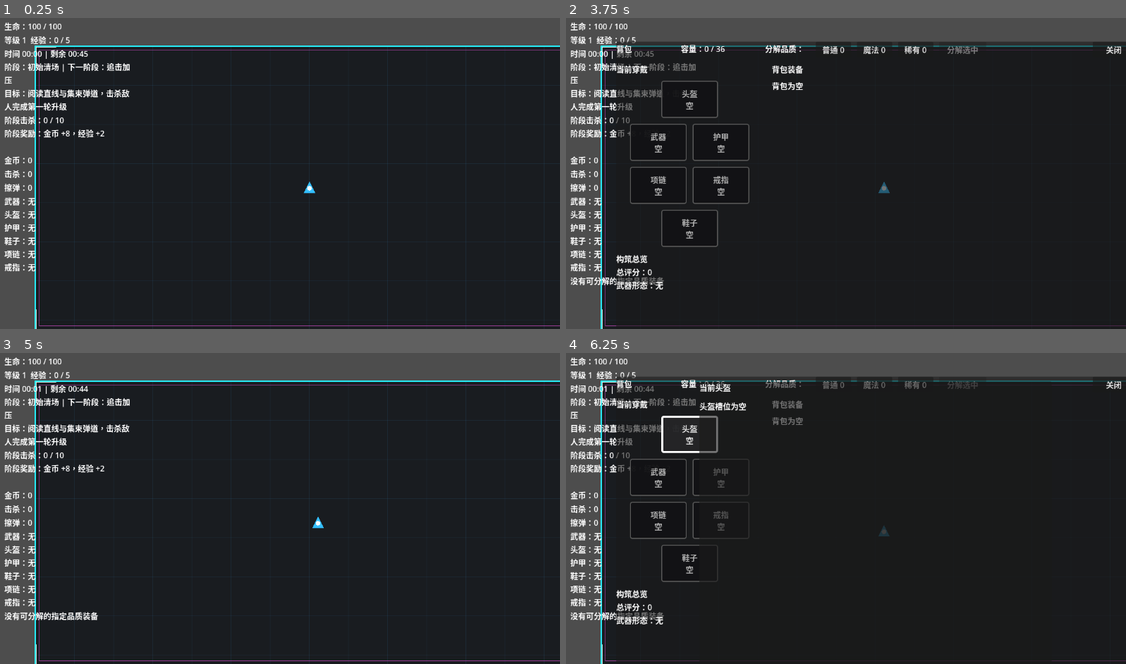
Above: before the commit, frames 1-4 (two rows, left to right).
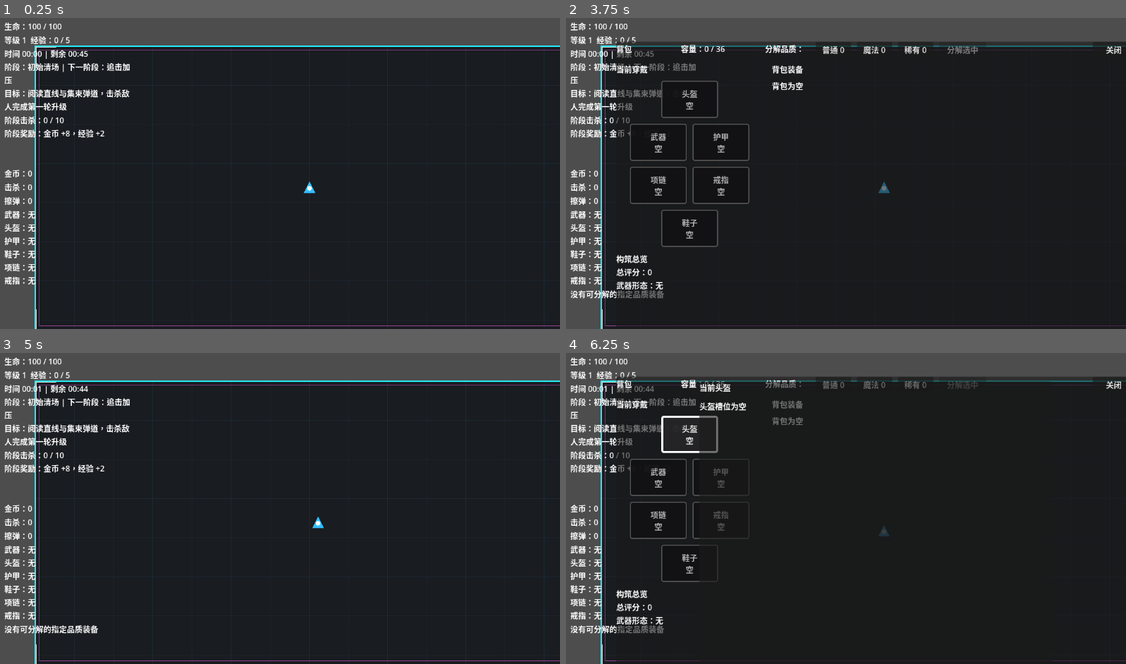
Above: after the commit, the same moments.

Repository: airisuzuki123/RogueLootPrototype
Game: Godot game, scene res://scenes/main.tscn
Same seed, same stepped clock (60 frames per second), same inputs: the game is played once before the commit and once after it.
Inputs (mouse positions are in pixels of both pictures, inside the frame that each line leads up to):
- Up to frame 1 (0.25 s): no input
- Up to frame 2 (3.75 s): tap Enter at 0.5 s; move the mouse to (969, 154) at 0.52 s; hold D (move_right) 0.53-1.25 s; tap B at 0.6 s; click (969, 154) at 0.67 s; click "普通 0" at 1.25 s; click "魔法 0" at 2 s; click "稀有 0" at 2.75 s; click "分解选中" at 3.5 s
- Up to frame 3 (5 s): click "关闭" at 4.25 s
- Up to frame 4 (6.25 s): tap Space at 5 s; move the mouse to (734, 520) at 5.02 s; hold S (move_down) 5.03-5.75 s; tap B at 5.1 s; click "头盔 空" at 5.75 s

The runs differ from the first frame. In frame 1, 0.6% of the frame differs, in the area x 0-7%, y 44-86%; in frame 2, 1.0%; in frame 3, 1.1%, in the area x 0-18%, y 44-91%; in frame 4, 1.0%.

Commit message:
新增阶段四宝箱事件

Diff:
--- /dev/null
+++ b/scenes/chest_event.tscn
@@ -0,0 +1,26 @@
+[gd_scene load_steps=3 format=3 uid="uid://chest_event_scene"]
+
+[ext_resource type="Script" path="res://scripts/items/chest_event.gd" id="1_chest_event"]
+
+[sub_resource type="CircleShape2D" id="CircleShape2D_chest_event"]
+radius = 20.0
+
+[node name="ChestEvent" type="Area2D"]
+script = ExtResource("1_chest_event")
+
+[node name="Visual" type="Polygon2D" parent="."]
+color = Color(1, 0.72, 0.22, 1)
+polygon = PackedVector2Array(-18, -10, 18, -10, 20, 12, 0, 20, -20, 12)
+
+[node name="MarkerLabel" type="Label" parent="."]
+offset_left = -14.0
+offset_top = -12.0
+offset_right = 14.0
+offset_bottom = 12.0
+text = "宝"
+horizontal_alignment = 1
+vertical_alignment = 1
+theme_override_font_sizes/font_size = 16
+
+[node name="CollisionShape2D" type="CollisionShape2D" parent="."]
+shape = SubResource("CircleShape2D_chest_event")
--- a/scripts/core/game_manager.gd
+++ b/scripts/core/game_manager.gd
@@ -23,6 +23,9 @@
 signal encounter_requested(encounter: Dictionary)
 signal encounter_changed(encounter: Dictionary, active: bool)
 signal encounter_completed(encounter: Dictionary)
+signal stage_event_requested(event: Dictionary)
+signal stage_event_changed(event: Dictionary, active: bool)
+signal stage_event_completed(event: Dictionary)
 
 const MAX_INVENTORY_SIZE: int = 36
 const RUN_PHASES: Array[Dictionary] = [
@@ -219,6 +222,51 @@
 		"reward_equipment_count": 2,
 		"reward_level_bonus": 3,
 		"complete_run_on_defeat": true
+	}
+]
+
+const STAGE_EVENT_SCHEDULE: Array[Dictionary] = [
+	{
+		"id": "opening_chest",
+		"kind": "chest",
+		"title": "宝箱：清场补给",
+		"trigger_time": 50.0,
+		"objective": "触碰宝箱，获得一份早期构筑补给",
+		"spawn_message": "宝箱事件：清场补给已出现",
+		"complete_message": "宝箱已开启：清场补给",
+		"reward_gold": 10,
+		"reward_experience": 3,
+		"reward_heal": 12,
+		"reward_equipment_count": 1,
+		"reward_level_bonus": 1
+	},
+	{
+		"id": "midrun_chest",
+		"kind": "chest",
+		"title": "宝箱：弹幕间隙",
+		"trigger_time": 142.0,
+		"objective": "在弹幕压力中触碰宝箱，补强当前装备",
+		"spawn_message": "宝箱事件：弹幕间隙已出现",
+		"complete_message": "宝箱已开启：弹幕间隙",
+		"reward_gold": 18,
+		"reward_experience": 5,
+		"reward_heal": 18,
+		"reward_equipment_count": 1,
+		"reward_level_bonus": 2
+	},
+	{
+		"id": "preboss_chest",
+		"kind": "chest",
+		"title": "宝箱：终局整备",
+		"trigger_time": 240.0,
+		"objective": "终局前打开宝箱，获得 Boss 前补给",
+		"spawn_message": "宝箱事件：终局整备已出现",
+		"complete_message": "宝箱已开启：终局整备",
+		"reward_gold": 28,
+		"reward_experience": 7,
+		"reward_heal": 28,
+		"reward_equipment_count": 1,
+		"reward_level_bonus": 3
 	}
 ]
 
@@ -252,6 +300,8 @@
 var latest_milestone_message: String = ""
 var triggered_encounter_ids := {}
 var active_encounter: Dictionary = {}
+var triggered_stage_event_ids := {}
+var active_stage_event: Dictionary = {}
 var run_elapsed_time: float = 0.0
 var current_phase_index: int = 0
 var current_phase_kill_start: int = 0
@@ -328,6 +378,8 @@
 	latest_milestone_message = ""
 	triggered_encounter_ids.clear()
 	active_encounter.clear()
+	triggered_stage_event_ids.clear()
+	active_stage_event.clear()
 	run_elapsed_time = 0.0
 	current_phase_index = 0
 	current_phase_kill_start = 0
@@ -346,6 +398,7 @@
 	loot_message_changed.emit(latest_loot_message)
 	run_milestone_message_changed.emit(latest_milestone_message)
 	encounter_changed.emit(active_encounter, false)
+	stage_event_changed.emit(active_stage_event, false)
 	run_phase_changed.emit(get_current_run_phase())
 	_emit_run_time_changed(true)
 	_emit_phase_objective_changed()
@@ -356,6 +409,7 @@
 	run_elapsed_time += delta
 	_update_run_phase()
 	_update_encounter_schedule()
+	_update_stage_event_schedule()
 	if _is_run_duration_complete():
 		run_elapsed_time = _get_total_run_duration()
 		_emit_run_time_changed(true)
@@ -433,6 +487,9 @@
 func get_active_encounter() -> Dictionary:
 	return active_encounter.duplicate(true)
 
+func get_active_stage_event() -> Dictionary:
+	return active_stage_event.duplicate(true)
+
 func complete_encounter(encounter_id: String) -> void:
 	if active_encounter.is_empty() or str(active_encounter.get("id", "")) != encounter_id:
 		return
@@ -443,6 +500,16 @@
 	encounter_changed.emit(active_encounter, false)
 	if bool(completed_encounter.get("complete_run_on_defeat", false)):
 		complete_run()
+
+func complete_stage_event(event_id: String) -> bool:
+	if active_stage_event.is_empty() or str(active_stage_event.get("id", "")) != event_id:
+		return false
+	var completed_event := active_stage_event.duplicate(true)
+	_apply_stage_event_reward(completed_event)
+	active_stage_event.clear()
+	stage_event_completed.emit(completed_event)
+	stage_event_changed.emit(active_stage_event, false)
+	return true
 
 func register_player(player_node: Node) -> void:
 	player = player_node
@@ -764,12 +831,48 @@
 	encounter_changed.emit(active_encounter, true)
 	encounter_requested.emit(active_encounter)
 
+func _update_stage_event_schedule() -> void:
+	if is_run_over or not active_stage_event.is_empty():
+		return
+	for event in STAGE_EVENT_SCHEDULE:
+		var event_id := str(event.get("id", ""))
+		if event_id.is_empty() or triggered_stage_event_ids.has(event_id):
+			continue
+		if run_elapsed_time < float(event.get("trigger_time", 0.0)):
+			continue
+		_start_stage_event(event)
+		return
+
+func _start_stage_event(event: Dictionary) -> void:
+	var event_id := str(event.get("id", ""))
+	if event_id.is_empty():
+		return
+	triggered_stage_event_ids[event_id] = true
+	active_stage_event = event.duplicate(true)
+	var message := str(active_stage_event.get("spawn_message", active_stage_event.get("title", "事件开始")))
+	_set_loot_message(message)
+	_set_milestone_message(message)
+	stage_event_changed.emit(active_stage_event, true)
+	stage_event_requested.emit(active_stage_event)
+
+func _apply_stage_event_reward(event: Dictionary) -> void:
+	var reward_text := _apply_reward_bundle(event)
+	var message := "%s，%s" % [str(event.get("complete_message", "事件完成")), reward_text]
+	_set_loot_message(message)
+	_set_milestone_message(message)
+
 func _apply_encounter_reward(encounter: Dictionary) -> void:
+	var reward_text := _apply_reward_bundle(encounter)
+	var message := "%s，%s" % [str(encounter.get("defeat_message", "遭遇完成")), reward_text]
+	_set_loot_message(message)
+	_set_milestone_message(message)
+
+func _apply_reward_bundle(source: Dictionary) -> String:
 	var reward_parts: Array[String] = []
-	var reward_gold := maxi(0, int(encounter.get("reward_gold", 0)))
-	var reward_experience := maxi(0, int(encounter.get("reward_experience", 0)))
-	var reward_heal := maxi(0, int(encounter.get("reward_heal", 0)))
-	var reward_equipment_count := maxi(0, int(encounter.get("reward_equipment_count", 0)))
+	var reward_gold := maxi(0, int(source.get("reward_gold", 0)))
+	var reward_experience := maxi(0, int(source.get("reward_experience", 0)))
+	var reward_heal := maxi(0, int(source.get("reward_heal", 0)))
+	var reward_equipment_count := maxi(0, int(source.get("reward_equipment_count", 0)))
 	if reward_gold > 0:
 		var gained_gold := add_gold(reward_gold)
 		reward_parts.append("金币 +%d" % gained_gold)
@@ -781,7 +884,7 @@
 		if healed_amount > 0:
 			reward_parts.append("生命 +%d" % healed_amount)
 	if reward_equipment_count > 0:
-		var reward_level := maxi(1, level + get_current_phase_enemy_level_bonus() + int(encounter.get("reward_level_bonus", 0)))
+		var reward_level := maxi(1, level + get_current_phase_enemy_level_bonus() + int(source.get("reward_level_bonus", 0)))
 		var equipment_added := 0
 		for index in range(reward_equipment_count):
 			var equipment := EquipmentFactory.roll_equipment(reward_level)
@@ -792,10 +895,7 @@
 				reward_parts.append("背包已满，折算金币 +%d" % fallback_gold)
 		if equipment_added > 0:
 			reward_parts.append("装备 +%d" % equipment_added)
-	var reward_text := "，".join(reward_parts) if not reward_parts.is_empty() else "无额外奖励"
-	var message := "%s，%s" % [str(encounter.get("defeat_message", "遭遇完成")), reward_text]
-	_set_loot_message(message)
-	_set_milestone_message(message)
+	return "，".join(reward_parts) if not reward_parts.is_empty() else "无额外奖励"
 
 func _get_phase_index_for_time(elapsed_time: float) -> int:
 	var cursor := 0.0
--- /dev/null
+++ b/scripts/items/chest_event.gd
@@ -0,0 +1,57 @@
+extends Area2D
+
+const CombatFeedback := preload("res://scripts/effects/combat_feedback.gd")
+
+var event_config: Dictionary = {}
+var event_id: String = ""
+var opened: bool = false
+
+@onready var visual: Polygon2D = $Visual
+@onready var marker_label: Label = $MarkerLabel
+
+func _ready() -> void:
+	add_to_group("stage_events")
+	body_entered.connect(_on_body_entered)
+	_refresh_visual()
+
+func _physics_process(_delta: float) -> void:
+	if opened or GameManager.is_run_over or GameManager.is_gameplay_paused():
+		return
+	for body in get_overlapping_bodies():
+		if body.name == "Player":
+			_try_open()
+			return
+
+func configure(event: Dictionary) -> void:
+	event_config = event.duplicate(true)
+	event_id = str(event_config.get("id", ""))
+	if is_inside_tree():
+		_refresh_visual()
+
+func _on_body_entered(body: Node) -> void:
+	if body.name != "Player":
+		return
+	_try_open()
+
+func _try_open() -> void:
+	if opened or event_id.is_empty() or GameManager.is_gameplay_paused():
+		return
+	if not GameManager.complete_stage_event(event_id):
+		return
+	opened = true
+	CombatFeedback.show_burst(get_tree().current_scene, global_position, Color(1.0, 0.86, 0.25, 0.95), 1.45)
+	queue_free()
+
+func _refresh_visual() -> void:
+	visual.color = Color(1.0, 0.72, 0.22, 1.0)
+	visual.polygon = PackedVector2Array([
+		Vector2(-18, -10),
+		Vector2(18, -10),
+		Vector2(20, 12),
+		Vector2(0, 20),
+		Vector2(-20, 12)
+	])
+	marker_label.text = "宝"
+	marker_label.add_theme_color_override("font_color", Color(0.20, 0.10, 0.02, 1.0))
+	marker_label.add_theme_color_override("font_outline_color", Color(1.0, 0.92, 0.45, 0.95))
+	marker_label.add_theme_constant_override("outline_size", 3)
--- a/scripts/main.gd
+++ b/scripts/main.gd
@@ -4,6 +4,7 @@
 const ENEMY_SCENE := preload("res://scenes/enemy.tscn")
 const HUD_SCENE := preload("res://scenes/hud.tscn")
 const ENEMY_PROJECTILE_SCENE := preload("res://scenes/enemy_projectile.tscn")
+const CHEST_EVENT_SCENE := preload("res://scenes/chest_event.tscn")
 
 @onready var enemy_spawn_timer: Timer = $EnemySpawnTimer
 @onready var arena_pattern_timer: Timer = $ArenaPatternTimer
@@ -40,6 +41,7 @@
 	GameManager.run_phase_changed.connect(_on_run_phase_changed)
 	GameManager.run_ended.connect(_on_run_ended)
 	GameManager.encounter_requested.connect(_on_encounter_requested)
+	GameManager.stage_event_requested.connect(_on_stage_event_requested)
 	_update_arena_pattern_interval()
 
 func _process(delta: float) -> void:
@@ -87,6 +89,17 @@
 		enemy.set_movement_bounds(_get_arena_rect())
 	add_child(enemy)
 
+func _spawn_stage_event(event: Dictionary) -> void:
+	if player == null or not is_instance_valid(player) or GameManager.is_run_over:
+		return
+	match str(event.get("kind", "")):
+		"chest":
+			var chest := CHEST_EVENT_SCENE.instantiate()
+			if chest.has_method("configure"):
+				chest.configure(event)
+			chest.global_position = _random_stage_event_position()
+			add_child(chest)
+
 func _random_spawn_position_around(center: Vector2, radius: float) -> Vector2:
 	var spawn_rect := _get_spawn_rect()
 	for attempt in range(18):
@@ -113,6 +126,9 @@
 
 func _on_encounter_requested(encounter: Dictionary) -> void:
 	_spawn_encounter_enemy(encounter)
+
+func _on_stage_event_requested(event: Dictionary) -> void:
+	_spawn_stage_event(event)
 
 func _update_spawn_interval() -> void:
 	var phase_interval := GameManager.get_current_phase_spawn_interval()
@@ -395,7 +411,7 @@
 	add_child(projectile)
 
 func _clear_active_combat_nodes() -> void:
-	for group_name in ["enemies", "enemy_projectiles", "player_projectiles"]:
+	for group_name in ["enemies", "enemy_projectiles", "player_projectiles", "stage_events"]:
 		for node in get_tree().get_nodes_in_group(group_name):
 			if is_instance_valid(node):
 				node.queue_free()
@@ -414,6 +430,20 @@
 func _get_arena_center() -> Vector2:
 	var rect := _get_arena_rect()
 	return rect.position + rect.size * 0.5
+
+func _random_stage_event_position() -> Vector2:
+	var rect := _get_spawn_rect().grow(-64.0)
+	var center := _get_arena_center()
+	if rect.size.x <= 0.0 or rect.size.y <= 0.0:
+		return center
+	for attempt in range(18):
+		var position := Vector2(
+			randf_range(rect.position.x, rect.end.x),
+			randf_range(rect.position.y, rect.end.y)
+		)
+		if player == null or position.distance_to(player.global_position) >= 120.0:
+			return position
+	return center
 
 func _random_position_on_arena_edge(center: Vector2, spawn_rect: Rect2) -> Vector2:
 	var side := randi_range(0, 3)
--- a/scripts/ui/hud.gd
+++ b/scripts/ui/hud.gd
@@ -10,6 +10,7 @@
 var run_phase_label: Label
 var phase_objective_label: Label
 var encounter_label: Label
+var stage_event_label: Label
 var equipment_label: Label
 var loot_message_label: Label
 var hint_label: Label
@@ -80,6 +81,10 @@
 	encounter_label.autowrap_mode = TextServer.AUTOWRAP_WORD_SMART
 	stats.add_child(encounter_label)
 
+	stage_event_label = Label.new()
+	stage_event_label.autowrap_mode = TextServer.AUTOWRAP_WORD_SMART
+	stats.add_child(stage_event_label)
+
 	gold_label = Label.new()
 	stats.add_child(gold_label)
 
@@ -199,6 +204,7 @@
 	GameManager.run_phase_objective_changed.connect(_on_run_phase_objective_changed)
 	GameManager.run_milestone_message_changed.connect(_on_run_milestone_message_changed)
 	GameManager.encounter_changed.connect(_on_encounter_changed)
+	GameManager.stage_event_changed.connect(_on_stage_event_changed)
 
 func _refresh_all() -> void:
 	_on_gold_changed(GameManager.gold)
@@ -214,6 +220,8 @@
 	)
 	var active_encounter := GameManager.get_active_encounter()
 	_on_encounter_changed(active_encounter, not active_encounter.is_empty())
+	var active_stage_event := GameManager.get_active_stage_event()
+	_on_stage_event_changed(active_stage_event, not active_stage_event.is_empty())
 	_on_health_changed(GameManager.player_health, GameManager.player_max_health)
 	_on_equipment_changed(GameManager.equipped_items)
 	_on_loot_message_changed(GameManager.latest_loot_message)
@@ -280,6 +288,18 @@
 		str(encounter.get("title", "未知遭遇")),
 		str(encounter.get("objective", "击败特殊敌人")),
 		_format_encounter_reward(encounter)
+	]
+
+func _on_stage_event_changed(event: Dictionary, active: bool) -> void:
+	if stage_event_label == null:
+		return
+	if not active or event.is_empty():
+		stage_event_label.text = ""
+		return
+	stage_event_label.text = "事件：%s\n目标：%s\n奖励：%s" % [
+		str(event.get("title", "未知事件")),
+		str(event.get("objective", "完成事件")),
+		_format_stage_event_reward(event)
 	]
 
 func _on_run_milestone_message_changed(message: String) -> void:
@@ -820,3 +840,21 @@
 	if parts.is_empty():
 		return "无"
 	return "，".join(parts)
+
+func _format_stage_event_reward(event: Dictionary) -> String:
+	var parts: Array[String] = []
+	var reward_gold := maxi(0, int(event.get("reward_gold", 0)))
+	var reward_experience := maxi(0, int(event.get("reward_experience", 0)))
+	var reward_heal := maxi(0, int(event.get("reward_heal", 0)))
+	var reward_equipment_count := maxi(0, int(event.get("reward_equipment_count", 0)))
+	if reward_gold > 0:
+		parts.append("金币 +%d" % reward_gold)
+	if reward_experience > 0:
+		parts.append("经验 +%d" % reward_experience)
+	if reward_heal > 0:
+		parts.append("生命 +%d" % reward_heal)
+	if reward_equipment_count > 0:
+		parts.append("装备 +%d" % reward_equipment_count)
+	if parts.is_empty():
+		return "无"
+	return "，".join(parts)
Not shown, changed: README.md
Not shown, changed: docs/design.md
Not shown, changed: docs/stage-plan.md
